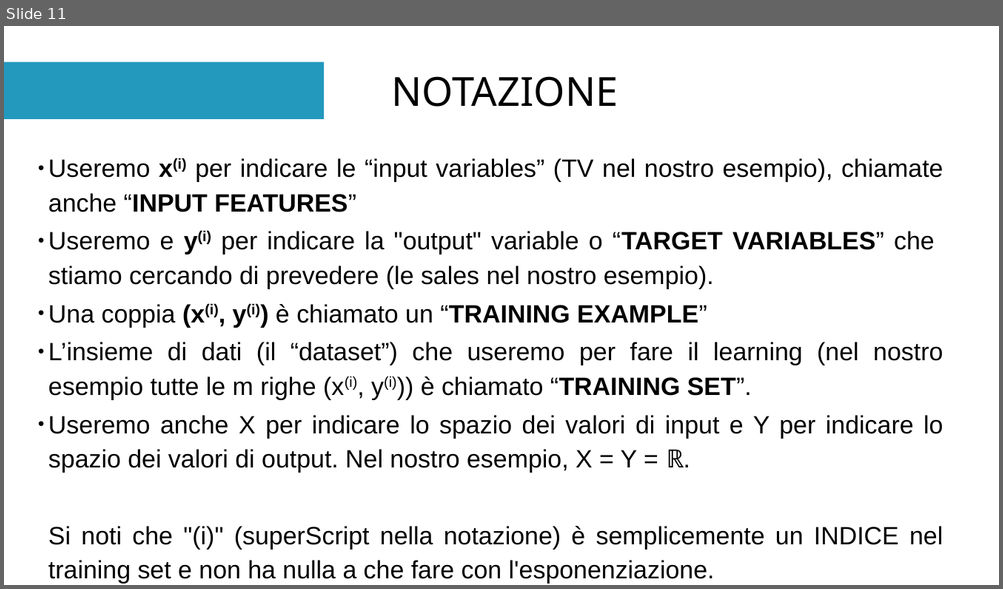
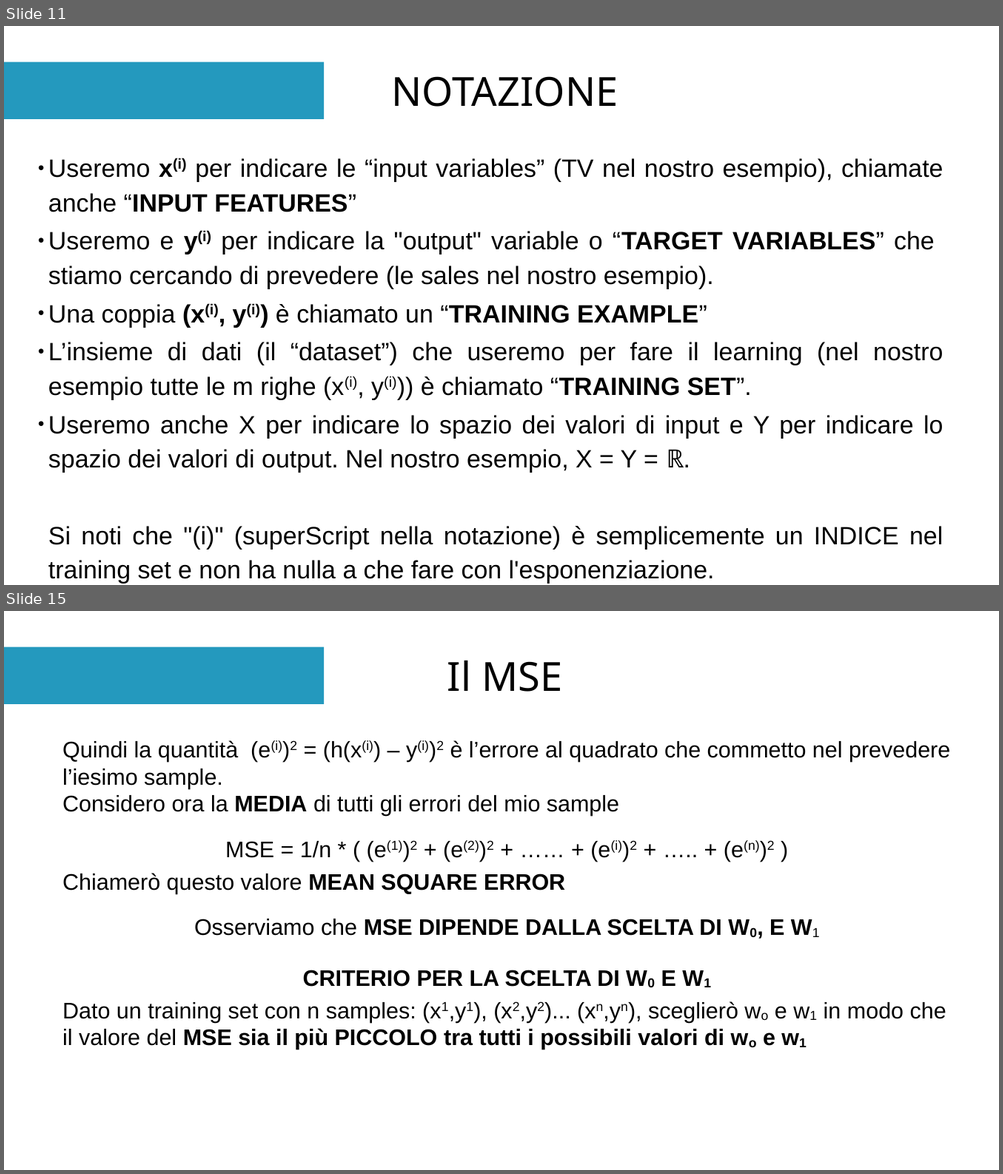
Before and after one commit to pal-dev-labs/Artificial-Intelligence-with-Python, a slide deck: presentazioni/AI-with-Python-lezione-8.odp. Shown one above the other, each under a label of ours: slide 11 before the commit, slides 11 and 15 after it; the slides between them are not shown. The pictures are 1003x589 and 1003x1174 pixels, drawn with LibreOffice and Linux fonts; fonts in the diff are those of the drawing. Boxes give left, top, right and bottom in pixels: in the first picture for what was removed or moved away, otherwise in the second. Text is boxed around its words. In the diff, an @@ line names an element or a change of style, - is before the commit and + after.

```diff
--- a/presentazioni/AI-with-Python-lezione-8.odp
+++ b/presentazioni/AI-with-Python-lezione-8.odp
@@ slide 15 added at (4, 611, 999, 1170), background #FFFFFF; not listed: 1 template element that a slide beside it also shows @@
@@ title added at (447, 660, 562, 692), 32 pt, text #000000 @@
+Il MSE
@@ text added at (62, 741, 950, 1050), 18 pt, text #000000 @@
+Quindi la quantità (e(i))2 = (h(x(i)) – y(i))2 è l’errore al quadrato che commetto nel prevedere l’iesimo sample.
+Considero ora la MEDIA di tutti gli errori del mio sample
+MSE = 1/n * ( (e(1))2 + (e(2))2 + …… + (e(i))2 + ….. + (e(n))2 )
+Chiamerò questo valore MEAN SQUARE ERROR
+Osserviamo che MSE DIPENDE DALLA SCELTA DI W0, E W1
+CRITERIO PER LA SCELTA DI W0 E W1
+Dato un training set con n samples: (x1,y1), (x2,y2)... (xn,yn), sceglierò wo e w1 in modo che il valore del MSE sia il più PICCOLO tra tutti i possibili valori di wo e w1
```
Also in this commit, not shown: 5 slides changed, 3 other slides added, 2 other files.
